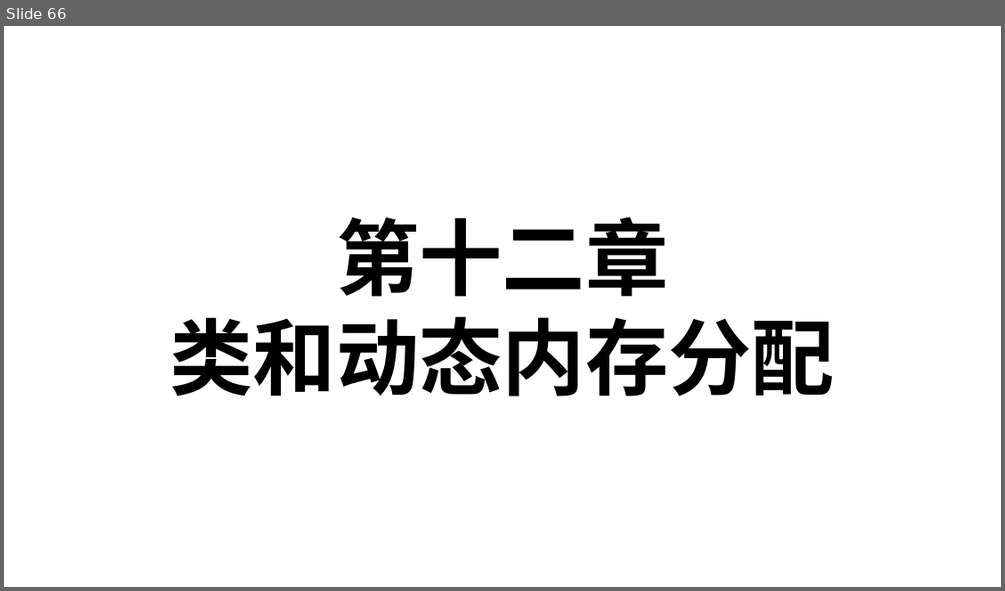
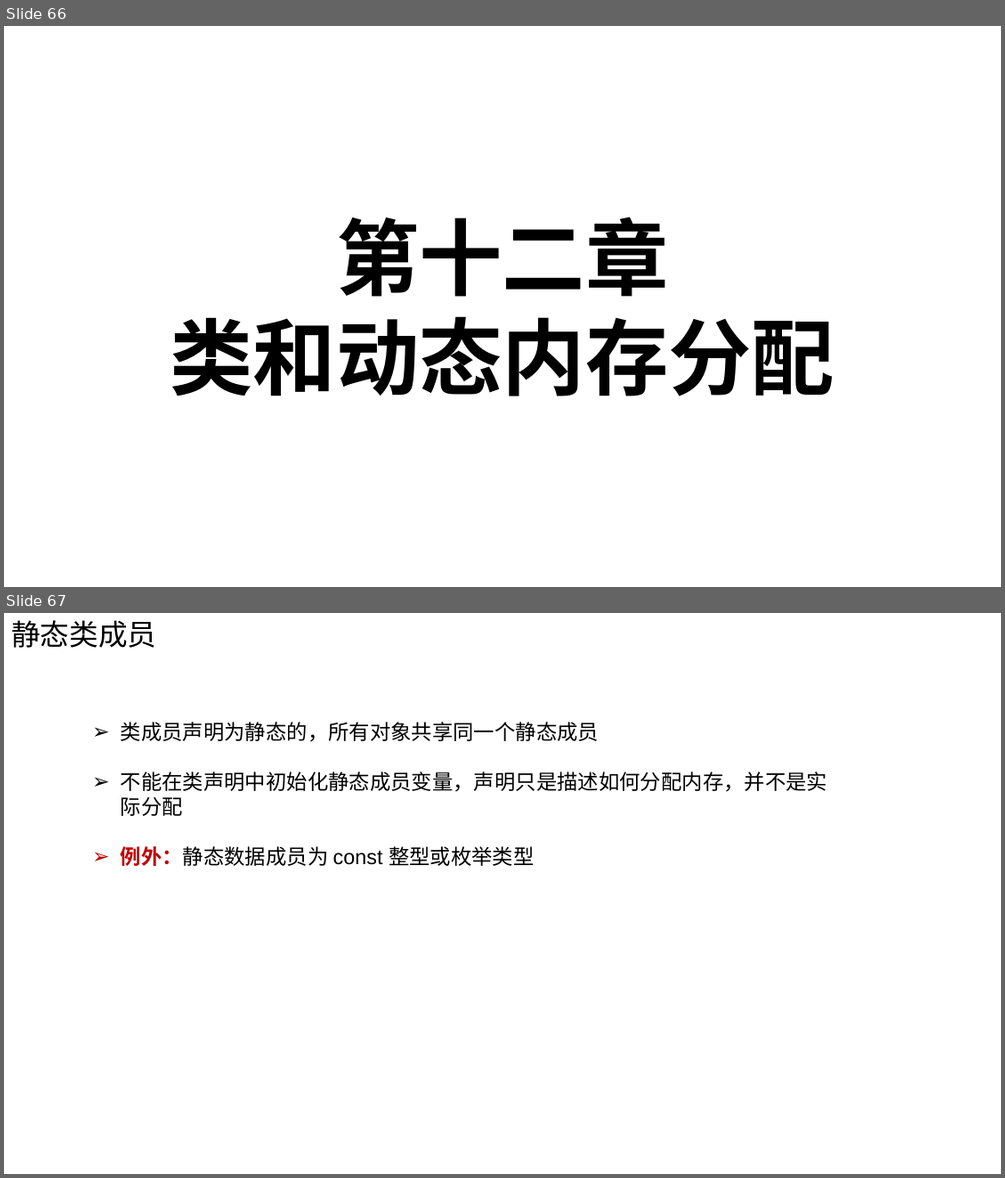
Before and after one commit to Chao200/CPP_Primer_Plus, a slide deck: C++ Primer Plus.pptx. Shown one above the other, each under a label of ours: slide 66 before the commit, slides 66 and 67 after it. The pictures are 1005x591 and 1005x1178 pixels, drawn with LibreOffice and Linux fonts; fonts in the diff are those of the drawing. Boxes give left, top, right and bottom in pixels: in the first picture for what was removed or moved away, otherwise in the second. Text is boxed around its words. In the diff, an @@ line names an element or a change of style, - is before the commit and + after.

```diff
--- a/C++ Primer Plus.pptx
+++ b/C++ Primer Plus.pptx
@@ slide 67 added at box(4, 613, 1001, 1174), background #FFFFFF @@
@@ text added at box(11, 620, 156, 648), 28 pt, text #000000 @@
+静态类成员
@@ text added at box(121, 722, 828, 866), 20 pt, text #000000 @@
+➢ 类成员声明为静态的，所有对象共享同一个静态成员
+➢ 不能在类声明中初始化静态成员变量，声明只是描述如何分配内存，并不是实际分配
+➢ 例外：静态数据成员为 const 整型或枚举类型
```
Also in this commit, not shown: 42 other slides added, 24 slides removed.
